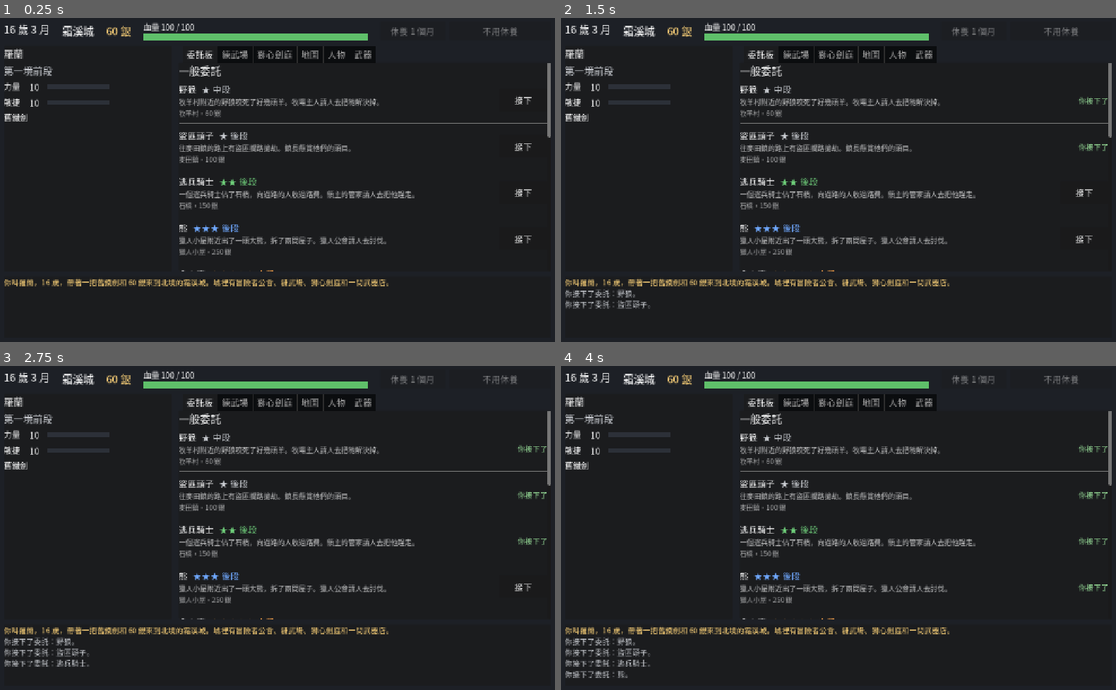
Above: before the commit, frames 1-4 (two rows, left to right).
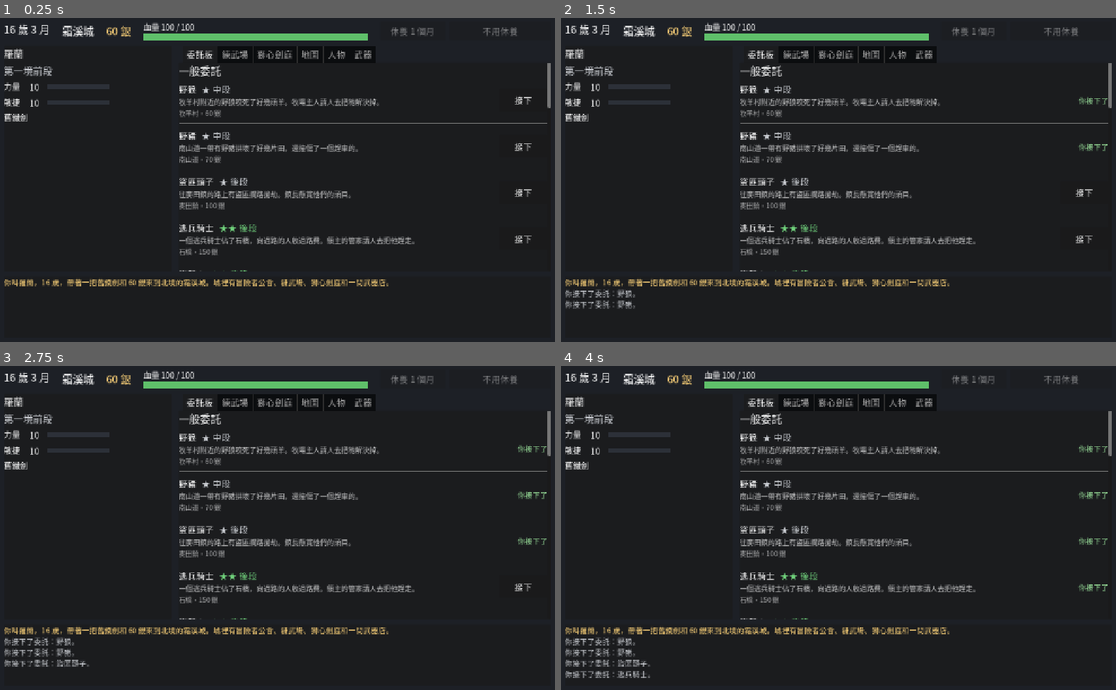
Above: after the commit, the same moments.

Repository: YPY1019/-
Game: Godot game, scene res://main.tscn
The game is run twice, just before and just after one commit, with the same random seed, the same clock (stepped at 60 frames per second) and the same inputs.
Inputs:
- Up to frame 1 (0.25 s): no input
- Up to frame 2 (1.5 s): click "接下" at 0.5 s; click "接下" at 1.25 s
- Up to frame 3 (2.75 s): click "接下" at 2 s
- Up to frame 4 (4 s): click "接下" at 2.75 s; click "接下" at 3.5 s

The runs differ from the first frame. In frame 1, 2.6% of the frame differs, in the area x 32-100%, y 27-79%; in frame 2, 2.7%; in frame 3, 2.7%; in frame 4, 2.8%, in the area x 10-100%, y 27-97%.

Commit message:
委託加怪：共 14 種（野豬、盜獵人、走私頭子、長槍兵、頭狼、巨角鹿、屠夫、老鱷、巨魔），用人的對手每次隨機會幾招通用招；拿掉走到地方時的痕跡句；絕學不吃磐石劍位的加成；修 sim.gd
Co-Authored-By: Claude Opus 5.5 <noreply@anthropic.com>
Claude-Session: https://claude.ai/code/session_019NQmrqKyVF75uYCPY8opxr

Diff:
--- a/冒險者模擬/scripts/battle/battle.gd
+++ b/冒險者模擬/scripts/battle/battle.gd
@@ -311,7 +311,7 @@
 		ally.used.append(move_id)
 	var deal: float = e.get("deal", 0.0)
 	# 架勢：磐石劍位，剛擋下一招，這一劍借著那股勢子，比較重
-	if ally.stance == "lionheart" and ally.braced and deal > 0.0 and MoveData.OFFENSE.has(move_id):
+	if ally.stance == "lionheart" and ally.braced and deal > 0.0 and MoveData.OFFENSE.has(move_id) and not m.get("ult", false):
 		deal *= SchoolData.STANCE["bonus"]
 		ally.braced = false
 		ev.append(_ev("action", target.fill(_pick(SchoolData.STANCE["lines"]))))
--- a/冒險者模擬/scripts/battle/combatant.gd
+++ b/冒險者模擬/scripts/battle/combatant.gd
@@ -105,10 +105,15 @@
 		c.weapon_fx = WeaponData.fx(d["loot"])
 	c.enemy_def = d
 	c.enemy_id = id
-	if d.has("moves"):
+	if d.has("moves") or d.has("move_pool"):
 		c.enemy_def = d.duplicate()
 		var kinds: Array = d.get("kinds", [])
-		add_moves(c.enemy_def, d["moves"], kinds[0] if not kinds.is_empty() else "")
+		var moves: Array = d.get("moves", []).duplicate()
+		# 從 move_pool 隨機挑幾招：同一種對手，每次碰上的人會的不一樣
+		var pool: Array = d.get("move_pool", []).duplicate()
+		pool.shuffle()
+		moves.append_array(pool.slice(0, d.get("pool_n", 0)))
+		add_moves(c.enemy_def, moves, kinds[0] if not kinds.is_empty() else "")
 	return c
 
 
--- a/冒險者模擬/scripts/data/enemy_data.gd
+++ b/冒險者模擬/scripts/data/enemy_data.gd
@@ -33,7 +33,7 @@
 ## loot：打贏就拿到的武器（WeaponData）。稀有的劍拿在手上時，他打你也會發動那把劍的特效。
 ## books：身上帶的秘笈（BookData），打贏就在戰利品裡。
 ## parry：露出破綻時還拿兵器擋你的寫法（先吃虧，見 Battle.can_parry）。沒寫的不會擋。no_parry：這個破綻擋不了（兵器卡住）。
-## moves：會的招（MoveData，跟你同一套）。沒有名字的對手用；世界上的人用自己學會的。
+## moves：會的招（MoveData，跟你同一套）。move_pool / pool_n：每次碰上時從裡面隨機會幾招（同一種對手，每個人會的不一樣）。沒有名字的對手用；世界上的人用自己學會的。
 ## title：名號（有名的強者）。no_flee：再怎麼打不過也不會逃。fear / fear_flee：怕你時的句子。
 
 const FORCED_OPENING := {
@@ -79,7 +79,8 @@
 const FLED_END := "對手跑了。"
 
 ## 委託板上的一般敵人（照危險度排）
-const ORDER := ["wolf", "bandit_leader", "deserter", "bear", "ogre"]
+const ORDER := ["wolf", "boar", "bandit_leader", "deserter", "poacher", "smuggler", "pikeman", "bear", "alpha_wolf",
+	"elk", "butcher", "ogre", "croc", "troll"]
 ## 有名字、只有一個的強者（懸賞）：身上帶著稀有的武器或高級秘笈，打倒了就不會再出現。照難度排
 const NAMED := ["merc_captain", "raider", "duelist", "black_knight", "old_captain", "rebel_lord"]
 
@@ -282,6 +283,351 @@
 		},
 		"win_text": "食人魔往後倒了下去，地面跟著一跳。你拄著{my}站了好一會兒。",
 	},
+	# ---------- 2026-10-06 加的委託怪物（每一境 2～3 種） ----------
+	"boar": {
+		"name": "野豬",
+		"blurb": "",
+		"hp": 90, "str": 11, "agi": 9, "armor": "none", "traits": ["beast"], "pron": "牠",
+		"weapon": "獠牙", "guard": "架勢",
+		"fear": ["野豬哼了兩聲，往後退了幾步。"],
+		"fear_flee": ["野豬掉頭鑽進了灌木叢。"],
+		"scene": ["山路邊的灌木叢，地上被拱得坑坑洞洞。"],
+		"start": ["灌木叢裡一陣亂響，一頭野豬鑽了出來，獠牙上還掛著泥。"],
+		"actions": {
+			"charge": {"type": "thrust", "w": 35, "power": 1.4, "windup": true,
+				"tell": ["野豬低下頭，前蹄在地上刨了兩下，鼻子噴著白氣。"],
+				"strike_tell": ["野豬低著頭直衝過來！"],
+				"hit": ["獠牙撞在你的大腿上，你被頂得往後摔了出去。", "野豬撞在你的膝蓋上，你整個人翻倒在地。"]},
+			"tusk": {"type": "sweep", "w": 35, "power": 0.9,
+				"tell": ["野豬把頭往旁邊一甩，獠牙橫著挑過來。"],
+				"hit": ["獠牙從你的小腿上劃過，劃開一道口子。", "獠牙勾住你的褲管，連肉一起撕開。"]},
+			"trample": {"type": "thrust", "w": 30, "power": 0.7, "on_hit": "off_balance",
+				"tell": ["野豬貼著地面竄過來，往你腳邊撞。"],
+				"hit": ["野豬撞在你的腳踝上，你腳下一亂。"]},
+			"turn": {"type": "opening", "w": 0,
+				"tell": ["野豬衝過了頭，四蹄在地上打滑，正在掉轉身子。"]},
+		},
+		"habits": [
+			# 衝過頭要掉頭
+			{"last": "charge", "chance": 0.7, "then": "turn"},
+		],
+		"pain": {
+			"light": ["野豬尖叫了一聲。", "野豬的厚皮擋掉了一半。"],
+			"heavy": ["野豬滾了一圈，又爬起來。"],
+			"dying": ["野豬喘得很急，鼻子裡冒著血沫。"],
+		},
+	},
+	"poacher": {
+		"name": "盜獵人",
+		"blurb": "",
+		"hp": 150, "str": 12, "agi": 15, "armor": "light", "traits": ["disarmable"], "kinds": ["blade"], "pron": "他",
+		"weapon": "獵刀", "guard": "架勢", "move_pool": ["dust", "knee", "needle", "deflect"], "pool_n": 2,
+		"parry": ["{name}把獵刀往身前一橫，你的{my}砍在刀背上。"],
+		"fear": ["{name}往後退了兩步，眼睛往樹林裡瞄。"],
+		"fear_flee": ["{name}一轉身鑽進了樹林，連獵刀都不要了。"],
+		"scene": ["林子深處，樹上掛著幾張剝下來的鹿皮。"],
+		"start": ["樹林裡傳來一聲口哨。一個穿著鹿皮的人從樹後走出來，手裡的獵刀還在滴血：「這片林子不歡迎外人。」"],
+		"actions": {
+			"slash": {"type": "sweep", "w": 35, "power": 0.9, "armed": true,
+				"tell": ["{name}反手握著獵刀，往旁邊一拉，橫抹過來。"],
+				"hit": ["獵刀從你的前臂上抹過去，血一下子流了滿手。", "刀鋒劃過你的肋下。"]},
+			"stab": {"type": "thrust", "w": 30, "power": 1.0, "armed": true,
+				"tell": ["{name}壓低身子，獵刀對準你的肚子捅過來。"],
+				"hit": ["獵刀捅進你的腰側，{pron}手腕一擰才拔出來。"]},
+			"snare": {"type": "trick", "w": 20, "power": 0.0, "on_hit": "off_balance",
+				"tell": ["{name}往後一跳，腳尖勾起地上的一截繩子。"],
+				"hit": ["繩套套住了你的腳踝，{pron}一扯，你摔倒在地。"]},
+			"punch": {"type": "thrust", "w": 50, "power": 0.5, "unarmed": true,
+				"tell": ["{name}罵了一聲，揮拳朝你臉上打來。"],
+				"hit": ["一拳正中你的鼻樑。"]},
+			"pickup": {"type": "opening", "w": 50, "unarmed": true, "pickup": true,
+				"tell": ["{name}彎腰去撿地上的獵刀，背後全空了。"]},
+		},
+		"habits": [
+			{"last": "snare", "then": "stab", "tell": "你還沒站穩，{name}已經撲上來，獵刀對準你的肚子。"},
+		],
+		"pain": {
+			"light": ["{name}罵了一聲。"],
+			"heavy": ["{name}捂著傷口退了一步。"],
+			"dying": ["{name}靠在樹上喘氣，獵刀垂了下來。"],
+		},
+	},
+	"smuggler": {
+		"name": "走私頭子",
+		"blurb": "",
+		"hp": 180, "str": 15, "agi": 12, "armor": "light", "traits": ["disarmable"], "kinds": ["blade"], "pron": "他",
+		"weapon": "彎刀", "guard": "架勢", "move_pool": ["fallstone", "triple", "shed", "dust"], "pool_n": 2,
+		"parry": ["{name}把彎刀一豎，噹的一聲架住了你的{my}。"],
+		"fear": ["{name}的眼睛往停在岸邊的小船瞄了一眼。"],
+		"fear_flee": ["{name}跳上小船，拼命往外划。"],
+		"scene": ["漁村的碼頭，木箱堆得比人還高，空氣裡全是魚腥味。"],
+		"start": ["木箱後面站起來幾個人。帶頭的那個把彎刀從鞘裡抽出來：「看到不該看的了？」"],
+		"actions": {
+			"cut": {"type": "sweep", "w": 35, "power": 1.0, "armed": true,
+				"tell": ["{name}把彎刀往身後一拉，腰一擰，刀鋒劈了過來。"],
+				"hit": ["彎刀砍在你的肩膀上，刀刃卡進了肉裡。", "刀鋒從你胸前拖過去。"]},
+			"chop": {"type": "smash", "w": 25, "power": 1.4, "windup": true, "armed": true,
+				"tell": ["{name}雙手握刀舉過頭頂，腳下一沉。"],
+				"strike_tell": ["彎刀劈下來了！"],
+				"hit": ["彎刀劈在你肩頭，你半邊身子都麻了。"]},
+			"bottle": {"type": "trick", "w": 15, "power": 0.3, "on_hit": "blind",
+				"tell": ["{name}從腰間摸出一個酒瓶。"],
+				"hit": ["酒瓶砸在你臉上，碎玻璃和烈酒一起濺進你眼睛。"]},
+			"kick": {"type": "thrust", "w": 25, "power": 0.6, "on_hit": "off_balance",
+				"tell": ["{name}抬腳往你肚子上踹。"],
+				"hit": ["這一腳正中你的肚子，你彎著腰退了好幾步。"]},
+			"punch": {"type": "thrust", "w": 50, "power": 0.5, "unarmed": true,
+				"tell": ["{name}罵了一聲，揮拳朝你臉上打來。"],
+				"hit": ["一拳正中你的下巴。"]},
+			"pickup": {"type": "opening", "w": 50, "unarmed": true, "pickup": true,
+				"tell": ["{name}彎腰去撿地上的彎刀，背後全空了。"]},
+		},
+		"habits": [
+			{"last": "kick", "chance": 0.6, "then": "chop", "tell": "你還彎著腰，{name}已經雙手把彎刀舉過了頭頂。"},
+		],
+		"pain": {
+			"light": ["{name}啐了一口。"],
+			"heavy": ["{name}踉蹌了一下，撞翻了一個木箱。"],
+			"dying": ["{name}靠在木箱上喘氣，刀尖垂到了地上。"],
+		},
+	},
+	"pikeman": {
+		"name": "長槍兵",
+		"blurb": "",
+		"hp": 230, "str": 16, "agi": 15, "armor": "light", "traits": ["disarmable"], "pron": "他",
+		"weapon": "長槍", "guard": "槍桿", "move_pool": ["knee", "deflect", "dust", "shed"], "pool_n": 2,
+		"parry": ["{name}把槍桿往身前一橫，架住了你的{my}。"],
+		"fear": ["{name}握槍的手緊了緊，往後退了一步。"],
+		"fear_flee": ["{name}丟下長槍，翻過驛站的矮牆跑了。"],
+		"scene": ["驛站的馬廄前，地上的車轍裡積著泥水。"],
+		"start": ["一個穿著舊軍服的人拄著長槍站在路中間：「這條路，現在歸我管。」"],
+		"actions": {
+			"thrust": {"type": "thrust", "w": 35, "power": 1.1, "armed": true,
+				"tell": ["{name}兩手一前一後握著長槍，槍尖從遠處直刺過來。"],
+				"hit": ["槍尖刺進你的肩膀，{pron}一抽，又收了回去。", "槍尖扎在你的大腿上。"]},
+			"keep": {"type": "guard", "w": 20,
+				"tell": ["{name}退了一步，槍尖在你面前畫著圈，不讓你靠近。"]},
+			"butt": {"type": "sweep", "w": 25, "power": 0.8, "on_hit": "off_balance", "armed": true,
+				"tell": ["{name}把槍桿一轉，用槍尾往你腳下掃過來。"],
+				"hit": ["槍尾掃在你的腳踝上，你腳下一絆。"]},
+			"lunge": {"type": "thrust", "w": 20, "power": 1.6, "windup": true, "armed": true,
+				"tell": ["{name}往後撤了半步，槍尖壓低，重心往後坐。"],
+				"strike_tell": ["{name}連人帶槍衝了過來！"],
+				"hit": ["槍尖扎進你的腰側，你被頂得往後退了好幾步。"]},
+			"punch": {"type": "thrust", "w": 50, "power": 0.5, "unarmed": true,
+				"tell": ["{name}罵了一聲，揮拳朝你臉上打來。"],
+				"hit": ["一拳正中你的臉。"]},
+			"pickup": {"type": "opening", "w": 50, "unarmed": true, "pickup": true,
+				"tell": ["{name}彎腰去撿地上的長槍，背後全空了。"]},
+		},
+		"habits": [
+			# 你閃開了，槍尖追過來
+			{"player": ["dodge"], "then": "thrust", "tell": "你剛躲開，槍尖已經追了過來。"},
+		],
+		"pain": {
+			"light": ["{name}往後退了一步，又把槍尖對準你。"],
+			"heavy": ["{name}的槍尖垂了一下。"],
+			"dying": ["{name}拄著長槍喘氣。"],
+		},
+	},
+	"alpha_wolf": {
+		"name": "頭狼",
+		"blurb": "",
+		"hp": 270, "str": 14, "agi": 18, "armor": "none", "traits": ["beast"], "pron": "牠",
+		"weapon": "利牙", "guard": "架勢",
+		"fear": ["頭狼壓低了耳朵，往後退了一步。"],
+		"fear_flee": ["頭狼轉身跑了，狼群跟著散進了草叢。"],
+		"scene": ["村外的草地，風把草吹得一片一片倒下去。"],
+		"start": ["草地上趴著三四頭狼，中間那頭站了起來。牠比別的狼大了一圈，脖子上的毛是灰白的。其他的狼沒有動，只看著。"],
+		"actions": {
+			"bite": {"type": "thrust", "w": 35, "power": 1.0,
+				"tell": ["頭狼貼著地面竄上來，張嘴咬你的腿。"],
+				"hit": ["頭狼一口咬在你的大腿上，甩頭一扯，撕下一塊肉。", "牙齒咬穿了你的小腿。"]},
+			"leap": {"type": "thrust", "w": 25, "power": 1.5, "windup": true,
+				"tell": ["頭狼往後一縮，後腿繃緊，眼睛盯著你的喉嚨。"],
+				"strike_tell": ["頭狼撲向你的喉嚨！"],
+				"hit": ["頭狼把你撲倒在地，牙齒擦過你的脖子，咬在肩膀上。"]},
+			"feint": {"type": "trick", "w": 15, "power": 0.0, "on_hit": "off_balance",
+				"tell": ["頭狼繞著你走，忽然往左一撲，又停住。"],
+				"hit": ["你跟著往左擋，腳下一亂，頭狼已經繞到你身側。"]},
+			"howl": {"type": "roar", "w": 10, "power": 0.0, "on_hit": "shaken",
+				"tell": ["頭狼仰起頭，喉嚨一鼓。"],
+				"hit": ["狼嚎在你耳邊炸開，四周的狼跟著嚎了起來。你腦中一空。"]},
+			"drag": {"type": "grab", "w": 15, "power": 0.7, "on_hit": "held",
+				"tell": ["頭狼從側面撲向你的手臂。"],
+				"hit": ["頭狼咬住你的前臂，四腳撐地往後拖。"],
+				"hold": {"power": 0.6,
+					"tell": ["頭狼咬著你的手臂不放，左右甩頭。"],
+					"hit": ["牙齒越咬越深，你的手指開始發麻。"]}},
+		},
+		"habits": [
+			{"last": "feint", "then": "bite", "tell": "你腳下還沒站穩，頭狼已經咬向你的腿。"},
+		],
+		"rage": {
+			"hp_below": 0.4,
+			"text": "頭狼的毛全豎了起來，喉嚨裡滾著低吼，不再繞圈子。",
+			"weights": {"leap": 40, "bite": 30, "drag": 30},
+		},
+		"pain": {
+			"light": ["頭狼往旁邊一跳，又齜牙瞪著你。"],
+			"heavy": ["頭狼哀叫一聲，滾了出去，又爬起來。"],
+			"dying": ["頭狼的腿在發抖，還是擋在狼群前面。"],
+		},
+	},
+	"elk": {
+		"name": "巨角鹿",
+		"blurb": "",
+		"hp": 330, "str": 20, "agi": 13, "armor": "none", "traits": ["beast", "big"], "pron": "牠",
+		"weapon": "鹿角", "guard": "鹿角",
+		"fear": ["巨角鹿打了個響鼻，往後退了幾步。"],
+		"fear_flee": ["巨角鹿轉身跑進了林子，樹枝被撞得劈啪響。"],
+		"scene": ["山路兩邊是密密的杉樹，路上有被撞翻的車輪。"],
+		"start": ["山路上站著一頭巨角鹿，肩膀比你的頭還高，鹿角張開來比一個人還寬。牠盯著你，前蹄在地上刨了一下。"],
+		"actions": {
+			"gore": {"type": "thrust", "w": 35, "power": 1.2,
+				"tell": ["巨角鹿低下頭，鹿角對準你衝過來。"],
+				"hit": ["鹿角頂在你的胸口，你被挑起來，摔在幾步外。"]},
+			"sweep": {"type": "sweep", "w": 35, "power": 1.0,
+				"tell": ["巨角鹿把頭往旁邊一甩，鹿角橫掃過來。"],
+				"hit": ["鹿角掃中你的腰，你整個人轉了半圈。"]},
+			"rear": {"type": "smash", "w": 25, "power": 1.5, "windup": true,
+				"tell": ["巨角鹿人立起來，兩隻前蹄高高舉起。"],
+				"strike_tell": ["前蹄踏下來了！"],
+				"hit": ["前蹄踏在你肩上，你跪倒在地。"]},
+			"tangle": {"type": "opening", "w": 0, "no_parry": true,
+				"tell": ["鹿角卡進了路邊的樹枝裡，巨角鹿甩著頭想掙出來。"]},
+		},
+		"habits": [
+			# 衝過頭，鹿角卡進樹枝
+			{"last": "gore", "chance": 0.4, "then": "tangle"},
+		],
+		"rage": {
+			"hp_below": 0.35,
+			"text": "巨角鹿噴著鼻息，前蹄刨地，低下頭不再後退。",
+			"weights": {"gore": 40, "rear": 40, "sweep": 20},
+		},
+		"pain": {
+			"light": ["巨角鹿甩了甩頭。"],
+			"heavy": ["巨角鹿嘶鳴一聲，往後退了好幾步。"],
+			"dying": ["巨角鹿的腿在發抖，鹿角低低地對著你。"],
+		},
+	},
+	"butcher": {
+		"name": "屠夫",
+		"blurb": "",
+		"hp": 340, "str": 21, "agi": 14, "armor": "light", "traits": ["disarmable"], "kinds": ["blade"], "pron": "他", "no_flee": true,
+		"weapon": "剁肉刀", "guard": "架勢", "move_pool": ["fallstone", "triple", "shed", "knee"], "pool_n": 2,
+		"parry": ["{name}把剁肉刀一橫，刀背撞開了你的{my}。"],
+		"scene": ["城牆的缺口裡又暗又潮，地上有拖過東西的痕跡。"],
+		"start": ["缺口裡掛著幾塊肉，看不出是什麼的肉。一個圍著皮圍裙的大個子從陰影裡走出來，手裡的剁肉刀和鐵鉤都是黑的。"],
+		"actions": {
+			"chop": {"type": "smash", "w": 30, "power": 1.2, "armed": true,
+				"tell": ["{name}把剁肉刀舉到耳邊，一刀剁下來。"],
+				"hit": ["剁肉刀砍在你的肩膀上，骨頭響了一聲。"]},
+			"hook": {"type": "grab", "w": 20, "power": 0.8, "on_hit": "held",
+				"tell": ["{name}另一隻手抓著鐵鉤，往你的肩膀鉤過來。"],
+				"hit": ["鐵鉤鉤住了你的肩頭，{pron}一扯，把你拉到身前。"],
+				"hold": {"power": 0.9,
+					"tell": ["{name}鉤著你不放，剁肉刀高高舉起。"],
+					"hit": ["剁肉刀一下一下剁在你身上。"]}},
+			"sweep": {"type": "sweep", "w": 30, "power": 1.0, "armed": true,
+				"tell": ["{name}把剁肉刀往旁邊一拉，橫著揮過來。"],
+				"hit": ["刀刃從你的肚子上拖過去。"]},
+			"shove": {"type": "thrust", "w": 20, "power": 0.6, "on_hit": "off_balance",
+				"tell": ["{name}挺著肚子往你身上撞。"],
+				"hit": ["{pron}整個人撞在你身上，你往後踉蹌了好幾步。"]},
+			"punch": {"type": "thrust", "w": 50, "power": 0.6, "unarmed": true,
+				"tell": ["{name}掄起拳頭朝你臉上砸來。"],
+				"hit": ["這一拳砸在你的顴骨上，你眼前一白。"]},
+			"pickup": {"type": "opening", "w": 50, "unarmed": true, "pickup": true,
+				"tell": ["{name}彎腰去撿地上的剁肉刀，背後全空了。"]},
+		},
+		"habits": [
+			{"last": "shove", "then": "chop", "tell": "你還沒站穩，{name}的剁肉刀已經舉到了耳邊。"},
+		],
+		"pain": {
+			"light": ["{name}低頭看了一眼，沒當一回事。"],
+			"heavy": ["{name}悶哼一聲，圍裙上多了一道口子。"],
+			"dying": ["{name}喘得很重，腳步還是往前。"],
+		},
+	},
+	"croc": {
+		"name": "老鱷",
+		"blurb": "",
+		"hp": 580, "str": 24, "agi": 11, "armor": "light", "traits": ["beast", "big"], "pron": "牠",
+		"weapon": "大嘴", "guard": "鱗甲",
+		"fear": ["老鱷往水邊退了一點，眼睛還盯著你。"],
+		"fear_flee": ["老鱷滑進了水裡，不見了。"],
+		"scene": ["退潮後的泥灘，腳一踩下去就陷到腳踝。"],
+		"start": ["泥灘上有一截像爛木頭的東西。你走近了，那截木頭睜開了眼睛。"],
+		"actions": {
+			"snap": {"type": "thrust", "w": 35, "power": 1.2,
+				"tell": ["老鱷貼著地面往前一竄，張開大嘴咬過來。"],
+				"hit": ["老鱷一口咬在你的腿上，牙齒卡進了骨頭。"]},
+			"roll": {"type": "grab", "w": 20, "power": 0.9, "on_hit": "held",
+				"tell": ["老鱷從側面撲過來，要咬住你的腰。"],
+				"hit": ["老鱷咬住你的腰，整個身子一翻，把你帶倒在泥裡。"],
+				"hold": {"power": 1.0,
+					"tell": ["老鱷咬著你翻滾，泥水灌進了你的嘴。"],
+					"hit": ["你被甩得分不清上下，身上的肉被扯開。"]}},
+			"tail": {"type": "sweep", "w": 30, "power": 1.1, "on_hit": "off_balance",
+				"tell": ["老鱷的身子往一邊一扭，尾巴橫掃過來。"],
+				"hit": ["尾巴掃在你的小腿上，你整個人被掃倒。"]},
+			"sink": {"type": "guard", "w": 15,
+				"tell": ["老鱷退回水邊，只露出眼睛和背上的鱗甲。"]},
+			"rest": {"type": "opening", "w": 0,
+				"tell": ["老鱷張著嘴趴在泥上喘氣，一動不動。"]},
+		},
+		"habits": [
+			{"last": "roll", "chance": 0.5, "then": "rest"},
+		],
+		"pain": {
+			"light": ["老鱷的鱗甲擋掉了大半。"],
+			"heavy": ["老鱷翻了個身，喉嚨裡發出低沉的響聲。"],
+			"dying": ["老鱷往水邊爬，泥上拖出一道血痕。"],
+		},
+	},
+	"troll": {
+		"name": "巨魔",
+		"blurb": "",
+		"hp": 800, "str": 28, "agi": 14, "armor": "light", "traits": ["big"], "pron": "牠", "no_flee": true,
+		"weapon": "石頭", "guard": "手臂",
+		"scene": ["山口的雪地，風颳得人睜不開眼睛。"],
+		"start": ["雪地上一個比門還高的影子站了起來。巨魔的皮是灰白色的，跟雪差不多。"],
+		"actions": {
+			"swipe": {"type": "sweep", "w": 35, "power": 1.1,
+				"tell": ["巨魔把一隻長手臂往後一拉，橫著掄過來。"],
+				"hit": ["那隻手臂掃在你身上，你被拍飛出去，撞在岩壁上。"]},
+			"boulder": {"type": "smash", "w": 25, "power": 1.8, "windup": true,
+				"tell": ["巨魔彎腰抱起一塊石頭，舉過頭頂。"],
+				"strike_tell": ["石頭砸下來了！"],
+				"hit": ["石頭擦過你的肩膀，你被砸倒在地。"]},
+			"grab": {"type": "grab", "w": 20, "power": 1.0, "on_hit": "held",
+				"tell": ["巨魔張開大手抓過來。"],
+				"hit": ["巨魔一把抓住你，把你舉了起來。"],
+				"hold": {"power": 1.1,
+					"tell": ["巨魔抓著你往岩壁上撞。"],
+					"hit": ["你的背撞在岩壁上，眼前一黑。"]}},
+			"roar": {"type": "roar", "w": 10, "power": 0.0, "on_hit": "shaken",
+				"tell": ["巨魔張大了嘴，胸口一鼓。"],
+				"hit": ["吼聲在山谷裡來回撞，你耳朵嗡嗡響，腦中一空。"]},
+			"stuck": {"type": "opening", "w": 0, "no_parry": true,
+				"tell": ["石頭砸進了雪裡，巨魔彎著腰，還沒直起身。"]},
+		},
+		"habits": [
+			{"last": "boulder", "chance": 0.6, "then": "stuck"},
+		],
+		"rage": {
+			"hp_below": 0.3,
+			"text": "巨魔捶著胸口，一步一步往前逼，腳下的雪被踩得陷下去。",
+			"weights": {"swipe": 40, "boulder": 30, "grab": 30},
+		},
+		"pain": {
+			"light": ["巨魔低頭看了看，又抬起頭。"],
+			"heavy": ["巨魔往後晃了一步，吼了一聲。"],
+			"dying": ["巨魔的腳步越來越慢，每走一步都喘一口白氣。"],
+		},
+	},
 
 	# ---------- 有名字的強者（懸賞） ----------
 	"merc_captain": {
--- a/冒險者模擬/scripts/data/town_data.gd
+++ b/冒險者模擬/scripts/data/town_data.gd
@@ -16,26 +16,39 @@
 const INJURED_MONTHS := 6
 
 
-## 一般委託（只有討伐）：委託板上的怪物在哪裡出沒（固定一個地方）、報酬多少。sign：走到那裡時看到的痕跡。
+## 一般委託（只有討伐）：委託板上的怪物在哪裡出沒（固定一個地方）、報酬多少。
 ## 危險度從敵人的數值算（EnemyData.danger）。報酬打完回公會交差才拿得到。
 ## 打完一次就撤下來，越打越久才再出現（World.MONSTER_BACK）。有名字的人的懸賞在 World（PeopleData）。
 ## text 的 {place}：這次出沒的地方
 const COMMISSIONS := {
 	"wolf": {"place": "pasture", "reward": 60,
-		"text": "{place}附近的野狼咬死了好幾頭羊。牧場主人請人去把牠解決掉。",
-		"sign": "村外的草地上有幾具被咬開的羊，血還沒乾。"},
+		"text": "{place}附近的野狼咬死了好幾頭羊。牧場主人請人去把牠解決掉。"},
 	"bandit_leader": {"place": "wheat", "reward": 100,
-		"text": "往{place}的路上有盜匪攔路搶劫。鎮長懸賞他們的頭目。",
-		"sign": "林道邊散著被翻過的行李。"},
+		"text": "往{place}的路上有盜匪攔路搶劫。鎮長懸賞他們的頭目。"},
 	"deserter": {"place": "bridge", "reward": 150,
-		"text": "一個逃兵騎士佔了{place}，向過路的人收過路費。領主的管家請人去把他趕走。",
-		"sign": "橋頭擺著一個木箱，箱蓋上插著一面破旗。"},
+		"text": "一個逃兵騎士佔了{place}，向過路的人收過路費。領主的管家請人去把他趕走。"},
 	"bear": {"place": "lodge", "reward": 250,
-		"text": "{place}附近出了一頭大熊，拆了兩間屋子。獵人公會請人去討伐。",
-		"sign": "樹幹上有新的爪痕，比你的頭還高。"},
+		"text": "{place}附近出了一頭大熊，拆了兩間屋子。獵人公會請人去討伐。"},
 	"ogre": {"place": "old_wall", "reward": 500,
-		"text": "食人魔在{place}一帶出沒，已經有人被抓走了。城主親自發的懸賞。",
-		"sign": "地上有很大的腳印，一路往城牆的缺口裡去。"},
+		"text": "食人魔在{place}一帶出沒，已經有人被抓走了。城主親自發的懸賞。"},
+	"boar": {"place": "south_road", "reward": 70,
+		"text": "{place}一帶有野豬拱壞了好幾片田，還撞傷了一個趕車的。"},
+	"poacher": {"place": "lodge", "reward": 140,
+		"text": "{place}附近有人下套子盜獵。獵人公會派人去看過一次，那個人沒回來。"},
+	"smuggler": {"place": "coast", "reward": 160,
+		"text": "{place}的碼頭有一夥走私的，打傷了收稅的人。稅務官出錢請人去收拾。"},
+	"pikeman": {"place": "relay", "reward": 240,
+		"text": "一個逃營的長槍兵占了{place}，攔下過路的馬車收錢。驛站的主人請人去把他趕走。"},
+	"alpha_wolf": {"place": "pasture", "reward": 260,
+		"text": "{place}外面的狼群換了一頭頭狼，這個冬天已經咬死了兩個牧人。"},
+	"elk": {"place": "south_road", "reward": 380,
+		"text": "{place}的山路上有一頭巨角鹿，頂翻了好幾輛馬車。"},
+	"butcher": {"place": "old_wall", "reward": 420,
+		"text": "{place}的缺口裡住著一個屠夫。附近一直有人失蹤。"},
+	"croc": {"place": "coast", "reward": 600,
+		"text": "{place}的泥灘上有一條老鱷，拖走了一個撿蛤蜊的孩子。"},
+	"troll": {"place": "fortress", "reward": 900,
+		"text": "{place}有巨魔出沒，要塞的補給隊過不去。領主出了重賞。"},
 }
 
 ## 武器店收來的好東西的價錢：等級 × 這個數
--- a/冒險者模擬/scripts/game/town.gd
+++ b/冒險者模擬/scripts/game/town.gd
@@ -69,9 +69,6 @@
 		return msgs
 	world.look_around()
 	msgs.append(_m("info", "你到了%s。" % MapData.place_name(place)))
-	# 委託的怪物在這裡：看得到牠留下的痕跡
-	for id in monsters_at(place):
-		msgs.append(_m("info", TownData.COMMISSIONS[id]["sign"]))
 	msgs.append_array(_deliver(place))
 	if MapData.is_city(place):
 		if not claims("guild").is_empty():
--- a/冒險者模擬/tests/career.gd
+++ b/冒險者模擬/tests/career.gd
@@ -10,7 +10,7 @@
 
 const PRIZES := ["red_fang", "knell", "gatebreaker", "nightwatch", "verdict_1", "verdict_2", "verdict_3", "rain_book", "siege_book"]
 ## 怪物由弱到強
-const LADDER := ["wolf", "bandit_leader", "deserter", "bear", "ogre"]
+const LADDER := EnemyData.ORDER
 
 var verbose := false
 
--- a/冒險者模擬/tests/sim.gd
+++ b/冒險者模擬/tests/sim.gd
@@ -2,9 +2,9 @@
 
 ## 平衡模擬（開發用，不是遊戲的一部分）。
 ## 不同的數值、境界、招式和武器組合，打委託的怪物和世界上有名字的人（開局時的身體）很多場（滿血開打，自動戰鬥），看勝率。
-## 執行：Godot.exe --headless --path . --script res://tests/sim.gd
+## 執行：Godot.exe --headless --path . --script res://tests/sim.gd [-- 組合名字的一段] [monsters]
 
-const N := 150
+const N := 80
 
 const T1 := ["knee", "fallstone", "shed", "lh_cross"]
 const T2 := ["lh_pommel", "lh_half", "lh_advance", "lh_bind", "deflect", "triple", "needle"]
@@ -58,7 +58,11 @@
 		if _world.person(id) == null:
 			_world._spawn(id)
 	# 加參數只跑名字裡有這段字的組合：-- "/10"
-	var only := OS.get_cmdline_user_args()
+	var only := Array(OS.get_cmdline_user_args())
+	# 加參數 monsters：改打全部委託的怪物（照危險度排）
+	if only.has("monsters"):
+		ids = EnemyData.ORDER.duplicate()
+		only.erase("monsters")
 	if not only.is_empty():
 		setups = setups.filter(func(s): return s[0].contains(only[0]))
 	for s in setups:
@@ -109,8 +113,4 @@
 		var p := _world.person(enemy_id)
 		p.hp = p.max_hp()
 		foe = Combatant.from_person(p, p.location)
-	var b := Battle.new([me], [foe], rng_seed)
-	if enemy_id == SchoolData.SPAR_ENEMY:
-		me.yield_hp = roundi(me.max_hp * SchoolData.SPAR_YIELD)
-		b.round_limit = SchoolData.SPAR_ROUNDS
-	return b
+	return Battle.new([me], [foe], rng_seed)
Not shown, changed: GAME_DESIGN.md
